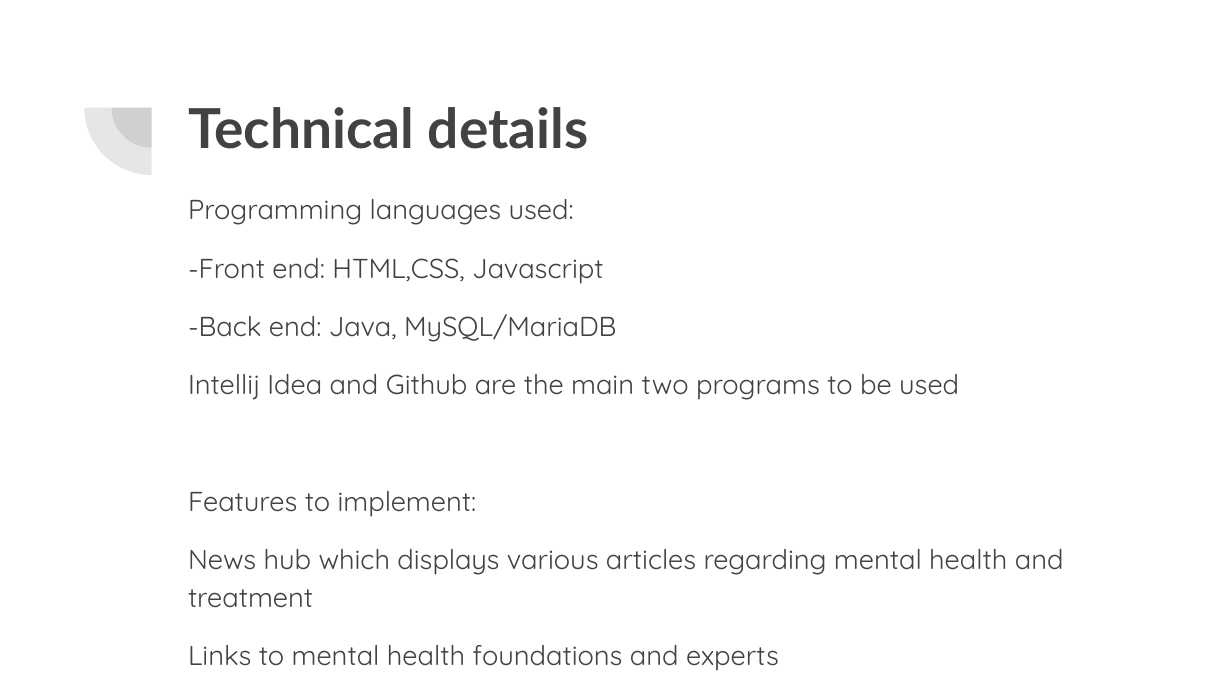
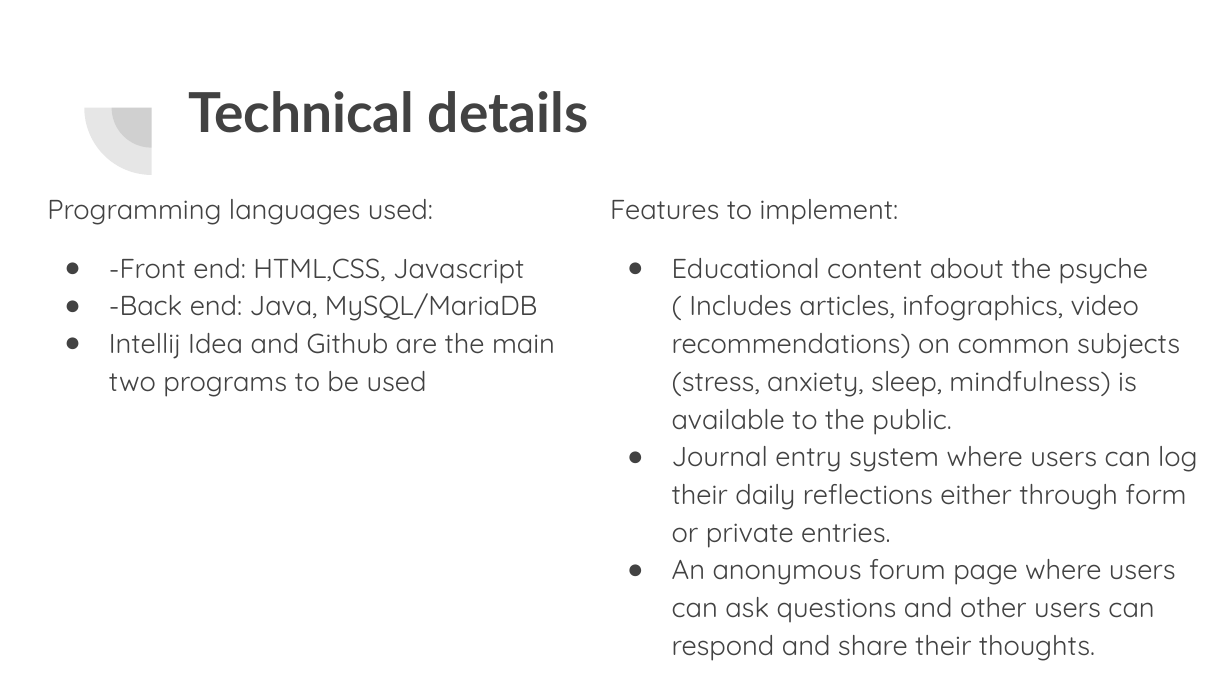
Before and after one commit to ziadprog/ISTE240-Project-Group-6, a slide deck: slide 4 of ISTE Project PPT Group 6.pptx. Drawn at 1232x693 pixels with LibreOffice and Linux fonts; fonts in the diff are those of the drawing. Boxes give left, top, right and bottom in pixels: in the first picture for what was removed or moved away, otherwise in the second. Text is boxed around its words. In the diff, an @@ line names an element or a change of style, - is before the commit and + after.

```diff
--- a/ISTE Project PPT Group 6.pptx
+++ b/ISTE Project PPT Group 6.pptx
@@ title "Technical details": place and size @@
-title "Technical details" at <box>188,107,589,149</box>
+title "Technical details" at <box>188,91,589,133</box>
@@ text "Programming languages used:": place and size @@
-text "Programming languages used:" at <box>188,199,1064,671</box>
+text "Programming languages used:" at <box>47,199,555,397</box>
@@ text added at <box>610,199,1197,661</box>, 16 pt, text #424242 @@
+Features to implement:
+● Educational content about the psyche ( Includes articles, infographics, video recommendations) on common subjects (stress, anxiety, sleep, mindfulness) is available to the public.
+● Journal entry system where users can log their daily reflections either through form or private entries.
+● An anonymous forum page where users can ask questions and other users can respond and share their thoughts.
@@ text at <box>109,258,555,397</box>: bullet none to ●; less space between paragraphs @@
@@ text at <box>188,491,1064,671</box>: paragraphs removed @@
-Features to implement:
-News hub which displays various articles regarding mental health and treatment
-Links to mental health foundations and experts
```
Also in this commit, not shown: 3 other slides changed.
